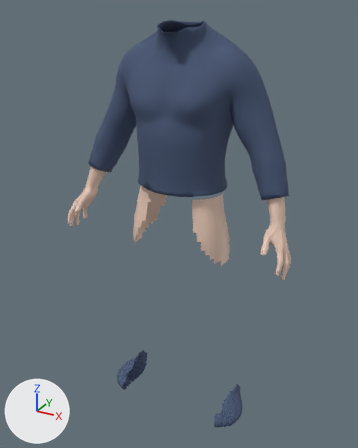
Two versions of the glTF model public/models/fp_rig.glb, one commit apart.
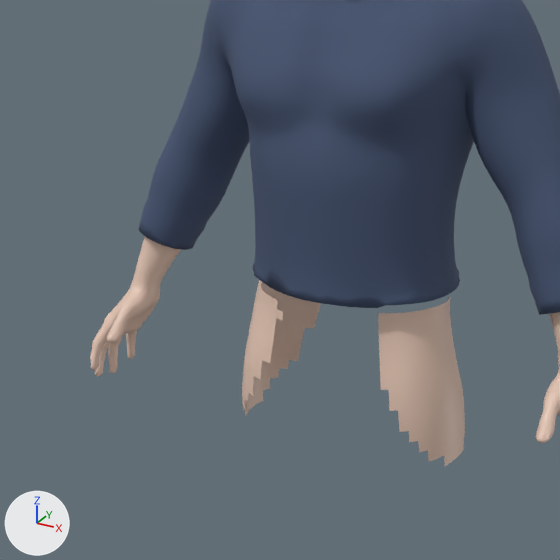
There are two pictures of each version: one whole from a 50 mm lens placed at (0.806, -1.474, 1.521), pointed at (-0.015, 0.019, 0.774), one close up on the part from 8% to 76% of the width and 14% to 68% of the height. The axes (+X, +Y, +Z) are drawn at lower left. The lights are the same throughout. The older version's two pictures come first. Vertices at exactly the same position are counted once.

Names of what the first close-up shows: 'fp_jacket', 'fp_skin'.
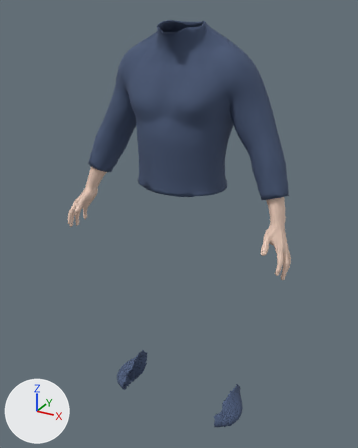
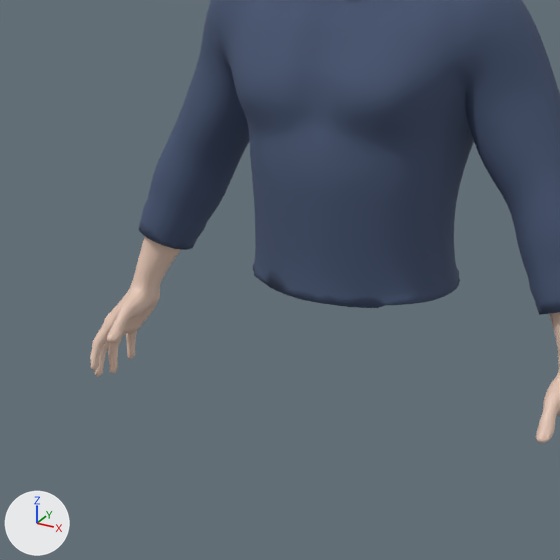
Changed parts and their boxes [x1, y1, x2, y2] in the close-ups (560 x 560 px):
'fp_skin', reshaped: before [90, 237, 560, 466]; after [90, 237, 560, 443]
part 1 of me_female_v006lowresuv_001, deleted (beige): before [378, 296, 465, 466]
part 2 of me_female_v006lowresuv_001, deleted (beige): before [242, 280, 321, 416]

The change, as a diff of the scene's bpy script:
```diff
--- a/public/models/fp_rig.glb.py
+++ b/public/models/fp_rig.glb.py
@@ me_female_v006lowresuv_001 @@
 # used by ob_fp_skin; location = (0.0, 0.0, 0.0)
-me_female_v006lowresuv_001.from_pydata(...)  # 7230 vertices, 14234 faces; spans x -0.442..0.441, y -0.146..0.113, z 0.672..1.005
+me_female_v006lowresuv_001.from_pydata(...)  # 6753 vertices, 13414 faces; spans x -0.442..0.441, y -0.146..0.052, z 0.717..1.005
+# me_female_v006lowresuv_001 part 1: the loose piece of 242 vertices spanning x 0.086..0.19, y -0.086..0.111, z 0.673..0.924 is deleted
+# me_female_v006lowresuv_001 part 2: the loose piece of 235 vertices spanning x -0.191..-0.079, y -0.084..0.113, z 0.672..0.926 is deleted
 me_female_v006lowresuv_001.materials.append(mat_fd_skin)
```
